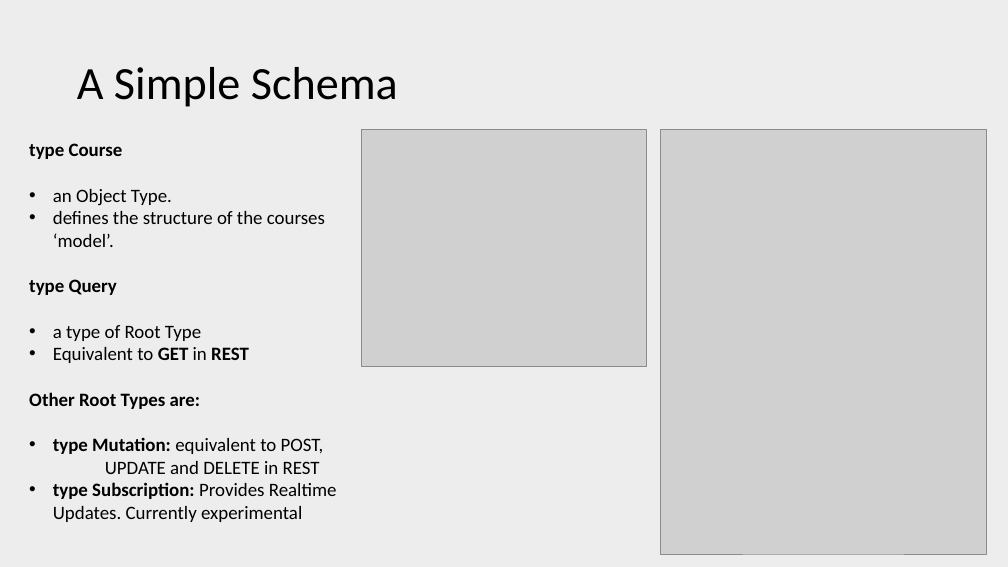
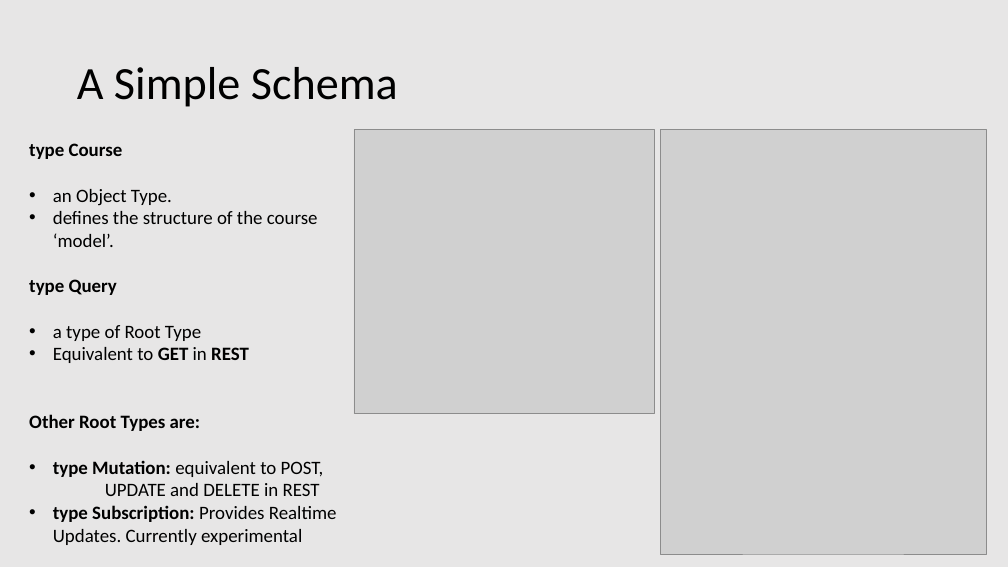
Before and after one commit to patelg123/graphql-presentation, a slide deck: slide 13 of current.pptx. Drawn at 1008x567 pixels with LibreOffice and Linux fonts; fonts in the diff are those of the drawing; grey boxes stand for pictures. Boxes give left, top, right and bottom in pixels: in the first picture for what was removed or moved away, otherwise in the second. Text is boxed around its words. In the diff, an @@ line names an element or a change of style, - is before the commit and + after.

Commit message:
added more to powerpoint

```diff
--- a/current.pptx
+++ b/current.pptx
@@ background #EDEDED to #E7E6E6 @@
@@ picture: place and size @@
-picture at box(361, 129, 647, 367)
+picture at box(354, 129, 654, 414)
@@ text at box(53, 211, 318, 247): text changed @@
-• defines the structure of the courses ‘model’.
+• defines the structure of the course ‘model’.
```
Also in this commit, not shown: 13 other slides changed, 3 slides added, 2 slides removed, 4 other files.
